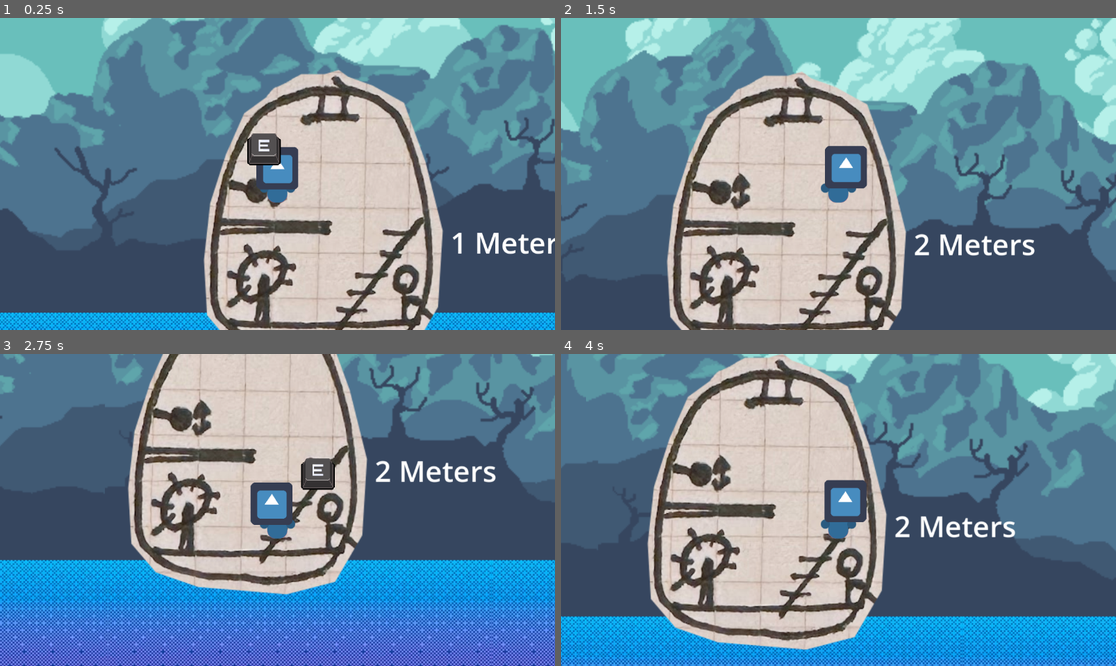
Above: before the commit, frames 1-4 (two rows, left to right).
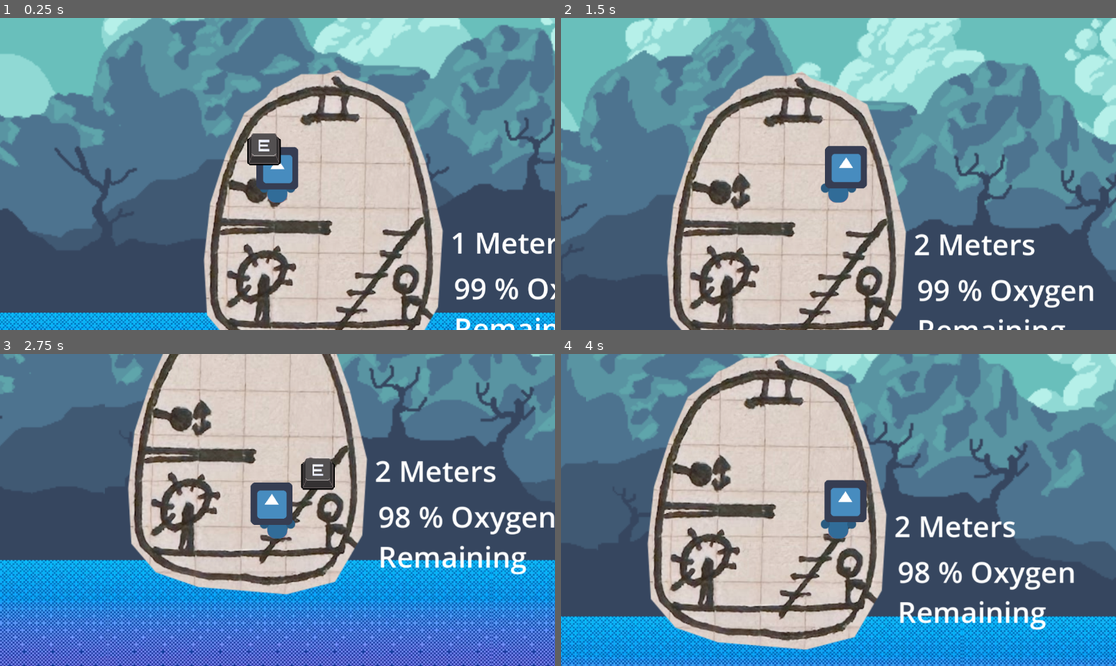
Above: after the commit, the same moments.

Repository: calzila/GGJ_2025
Game: Godot game, scene res://Overworld.tscn
Two runs of this game, one before a commit and one after it. Both use one fixed random seed, a clock stepped at 60 frames per second and the inputs below. The engine's default icon, where the game draws it, is replaced by a stand-in: a white triangle on a blue panel in a dark square.
Inputs:
- Up to frame 1 (0.25 s): no input
- Up to frame 2 (1.5 s): tap Enter (ui_accept) at 0.5, 0.77 s; hold D (move_right) from 0.53 s (still down)
- Up to frame 3 (2.75 s): tap Enter (ui_accept) at 1.52 s; release D (move_right) at 2.03 s; hold A (move_left) from 2.03 s (still down)
- Up to frame 4 (4 s): release A (move_left) at 2.78 s; hold D (move_right) from 2.78 s (still down); tap Enter (ui_accept) at 3.02, 3.77 s

The runs differ from the first frame. In frame 1, 0.8% of the frame differs, in the area x 81-100%, y 83-100%; in frame 2, 1.3%; in frame 3, 1.8%; in frame 4, 1.8%, in the area x 60-93%, y 66-89%.

Commit message:
Setting up Oxygen display on the sub

Diff:
--- a/TheSub.tscn
+++ b/TheSub.tscn
@@ -1,9 +1,10 @@
-[gd_scene load_steps=9 format=3 uid="uid://cmxn8qk06my2q"]
+[gd_scene load_steps=10 format=3 uid="uid://cmxn8qk06my2q"]
 
 [ext_resource type="Script" path="res://the_sub.gd" id="1_552i2"]
 [ext_resource type="Texture2D" uid="uid://te1er00kgs2n" path="res://Pod_1.png" id="2_5i7cj"]
 [ext_resource type="Script" path="res://DepthText.gd" id="2_yyie1"]
 [ext_resource type="PackedScene" uid="uid://dafcx4ij3nrfj" path="res://grabber.tscn" id="4_0fm0l"]
+[ext_resource type="Script" path="res://remaining_oxygen.gd" id="5_ayy7u"]
 
 [sub_resource type="RectangleShape2D" id="RectangleShape2D_33m84"]
 size = Vector2(19.9159, 316.904)
@@ -61,7 +62,7 @@
 rotation = 2.77664
 shape = SubResource("RectangleShape2D_33m84")
 
-[node name="RichTextLabel" type="RichTextLabel" parent="."]
+[node name="Depth" type="RichTextLabel" parent="."]
 offset_left = 262.0
 offset_top = -209.0
 offset_right = 630.0
@@ -89,3 +90,15 @@
 [node name="Area2D_Button4" parent="." node_paths=PackedStringArray("theSub") instance=ExtResource("4_0fm0l")]
 position = Vector2(144, -22)
 theSub = NodePath("..")
+
+[node name="RemainingOxygen" type="RichTextLabel" parent="." node_paths=PackedStringArray("theSub")]
+offset_left = 269.0
+offset_top = -114.0
+offset_right = 674.0
+offset_bottom = 63.0
+theme_override_font_sizes/normal_font_size = 60
+text = "99% Oxygen Remaining
+"
+scroll_active = false
+script = ExtResource("5_ayy7u")
+theSub = NodePath("..")
--- /dev/null
+++ b/remaining_oxygen.gd
@@ -0,0 +1,19 @@
+extends RichTextLabel
+
+# ref to Sub
+@export var theSub: Node
+
+# Called when the node enters the scene tree for the first time.
+func _ready() -> void:
+	pass # Replace with function body.
+
+
+# Called every frame. 'delta' is the elapsed time since the previous frame.
+func _process(delta: float) -> void:
+
+	if theSub != null:
+		#Display the depth on the Text dComponent
+		var oxygenLocal = theSub.oxygen * 100
+		oxygenLocal = str(int(oxygenLocal), " % Oxygen Remaining")
+
+		text = str(oxygenLocal)
--- a/the_sub.gd
+++ b/the_sub.gd
@@ -6,6 +6,8 @@
 
 var surfacingIntiated = false
 var player
+
+var oxygen = 1.0
 
 
 # Called when the node enters the scene tree for the first time.
@@ -36,6 +38,14 @@
 		gravity_scale = gravity_surfacing
 
 
+
+
+	# Tick away our oxygen a little every frame
+	oxygen -= 0.005 * delta
+	print(oxygen)
+
+
+
 func _startEndTimer():
 	# Start a timer, once it finishes, then we want to surface the sub.
 	await get_tree().create_timer(60).timeout
